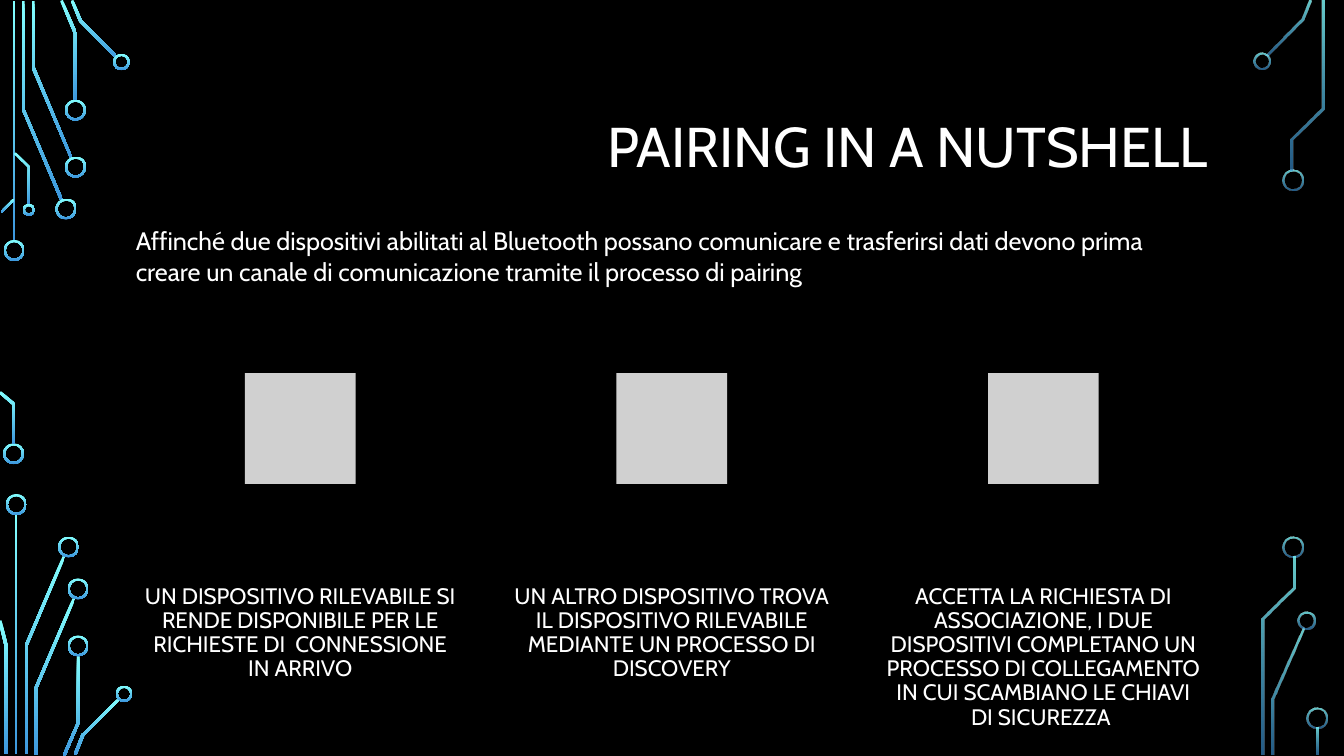
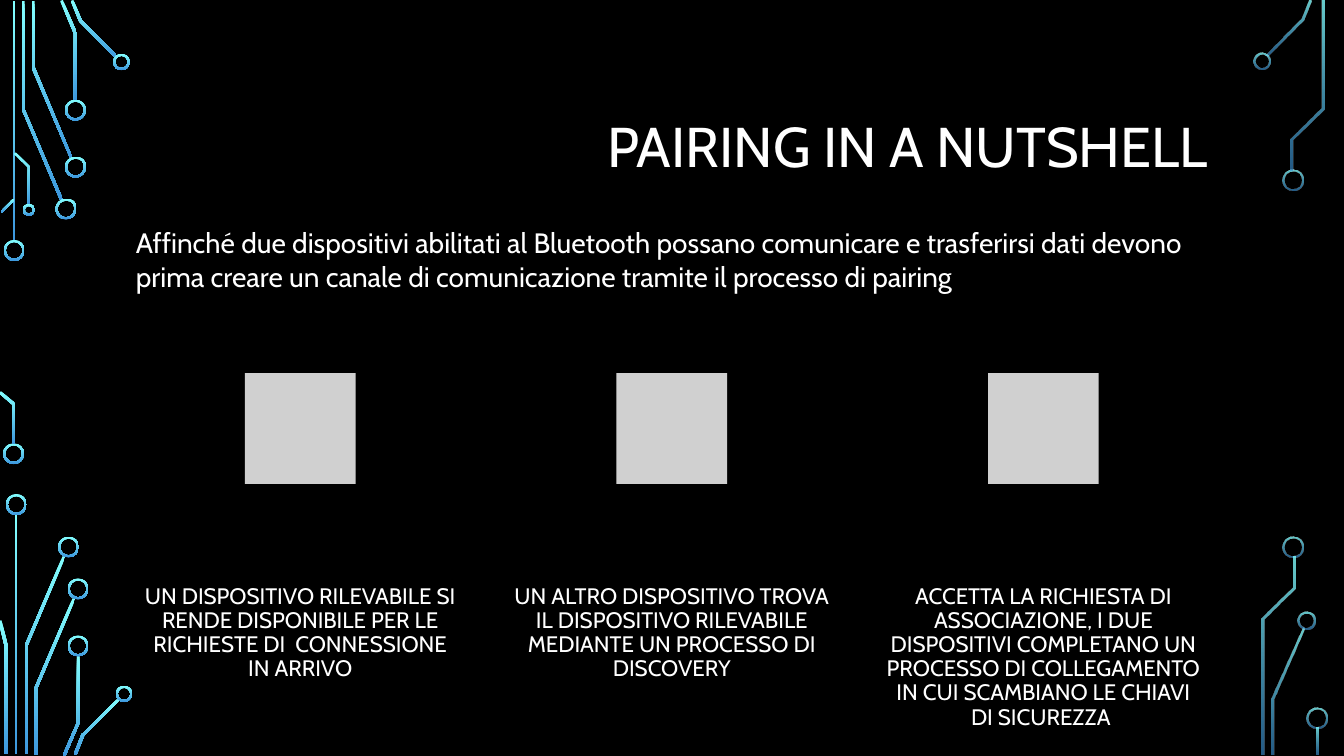
Before and after one commit to FNX-hub/ProgettoMP, a slide deck: slide 4 of Bluetooth.pptx. Drawn at 1344x756 pixels with LibreOffice and Linux fonts; fonts in the diff are those of the drawing; grey boxes stand for pictures; background and template pictures are left out. Boxes give left, top, right and bottom in pixels: in the first picture for what was removed or moved away, otherwise in the second. Text is boxed around its words. In the diff, an @@ line names an element or a change of style, - is before the commit and + after.

```diff
--- a/Bluetooth.pptx
+++ b/Bluetooth.pptx
@@ text "Affinché due dispositivi abilitati al ..." at box(136, 232, 1182, 293): size 18 to 20 pt @@
```
Also in this commit, not shown: 1 other slide changed, 9 slides added.
